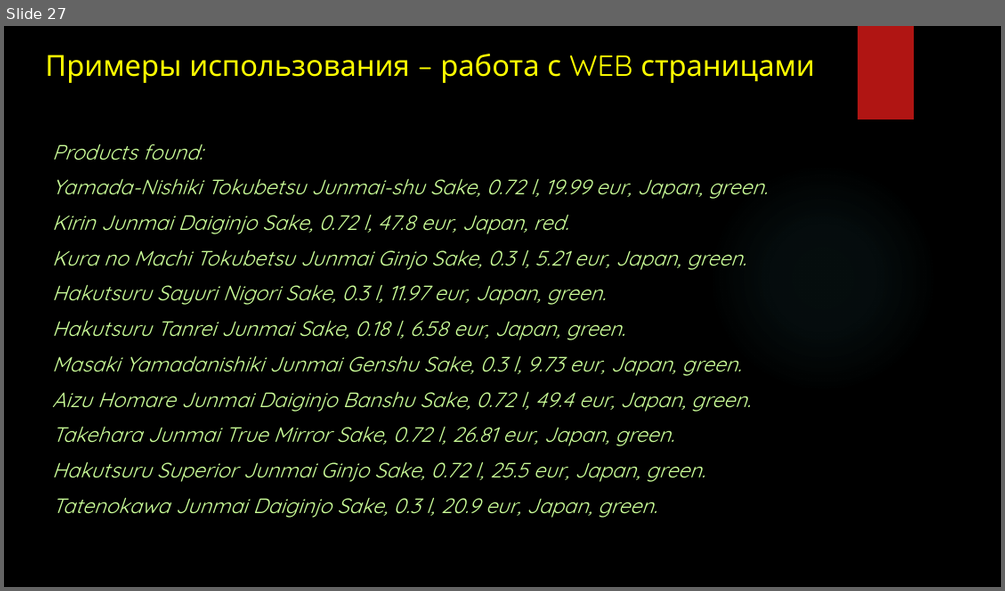
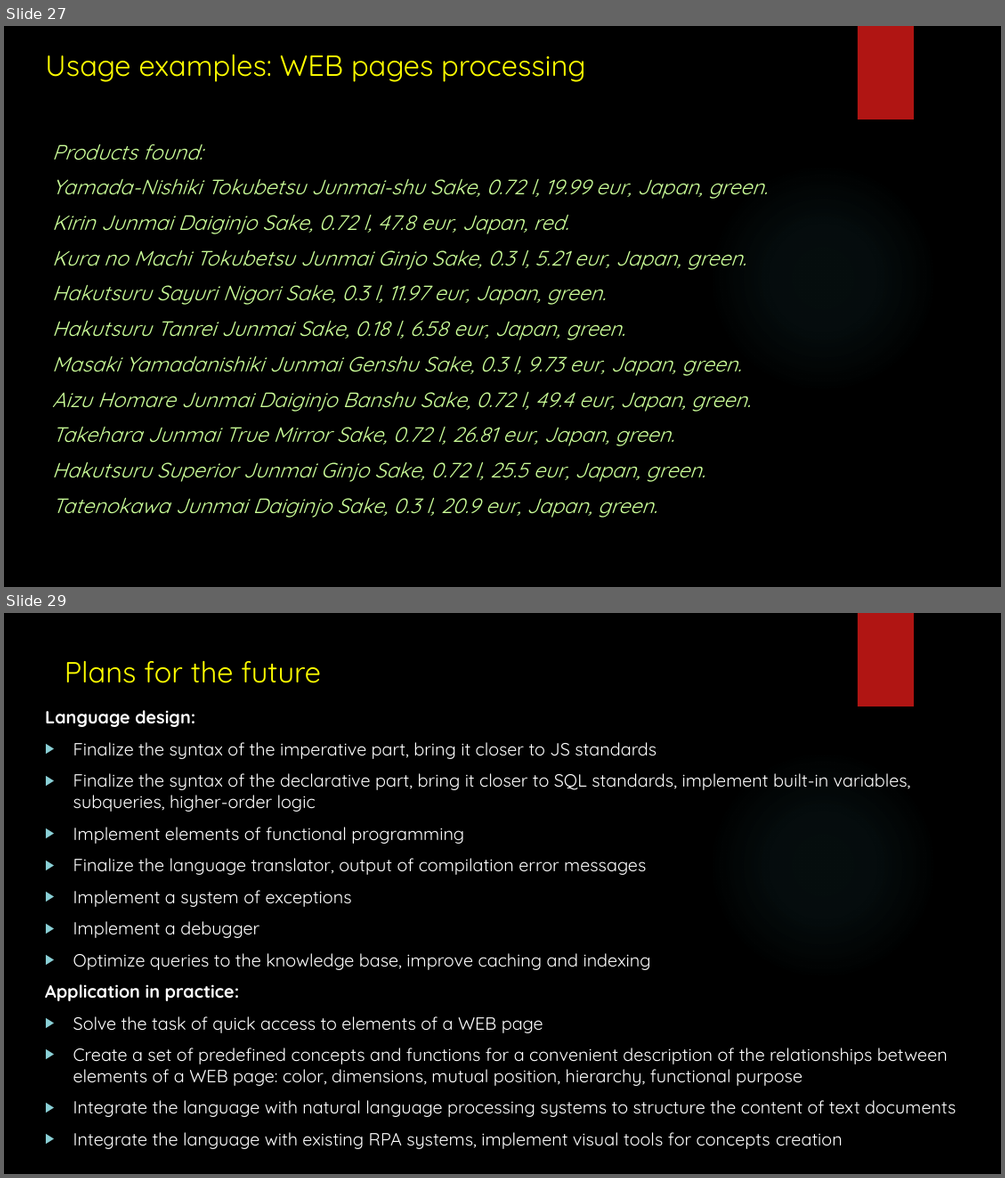
Before and after one commit to Voropay/ConceptualProgramming, a slide deck: presentation.pptx. Shown one above the other, each under a label of ours: slide 27 before the commit, slides 27 and 29 after it; the slides between them are not shown. The pictures are 1005x591 and 1005x1178 pixels, drawn with LibreOffice and Linux fonts; fonts in the diff are those of the drawing; background and template pictures are left out. Boxes give left, top, right and bottom in pixels: in the first picture for what was removed or moved away, otherwise in the second. Text is boxed around its words. In the diff, an @@ line names an element or a change of style, - is before the commit and + after.

```diff
--- a/presentation.pptx
+++ b/presentation.pptx
@@ slide 29 added at [4,613,1001,1174], background picture (left out); not listed: 2 template elements that a slide beside it also shows @@
@@ title added at [65,661,321,683], 28 pt, text #FFFF00 @@
+Plans for the future
@@ text added at [45,710,955,1149], 17 pt, text #FFFFFF @@
+Language design:
+▶ Finalize the syntax of the imperative part, bring it closer to JS standards
+▶ Finalize the syntax of the declarative part, bring it closer to SQL standards, implement built-in variables, subqueries, higher-order logic
+▶ Implement elements of functional programming
+▶ Finalize the language translator, output of compilation error messages
+▶ Implement a system of exceptions
+▶ Implement a debugger
+▶ Optimize queries to the knowledge base, improve caching and indexing
+Application in practice:
+▶ Solve the task of quick access to elements of a WEB page
+▶ Create a set of predefined concepts and functions for a convenient description of the relationships between elements of a WEB page: color, dimensions, mutual position, hierarchy, functional purpose
+▶ Integrate the language with natural language processing systems to structure the content of text documents
+▶ Integrate the language with existing RPA systems, implement visual tools for concepts creation
@@ slide 27 changed as well @@
@@ title at [45,54,585,82]: text changed @@
-Примеры использования – работа с WEB страницами
+Usage examples: WEB pages processing
```
Also in this commit, not shown: 18 other slides changed, 10 other slides added, 8 slides removed, 1 other file.
